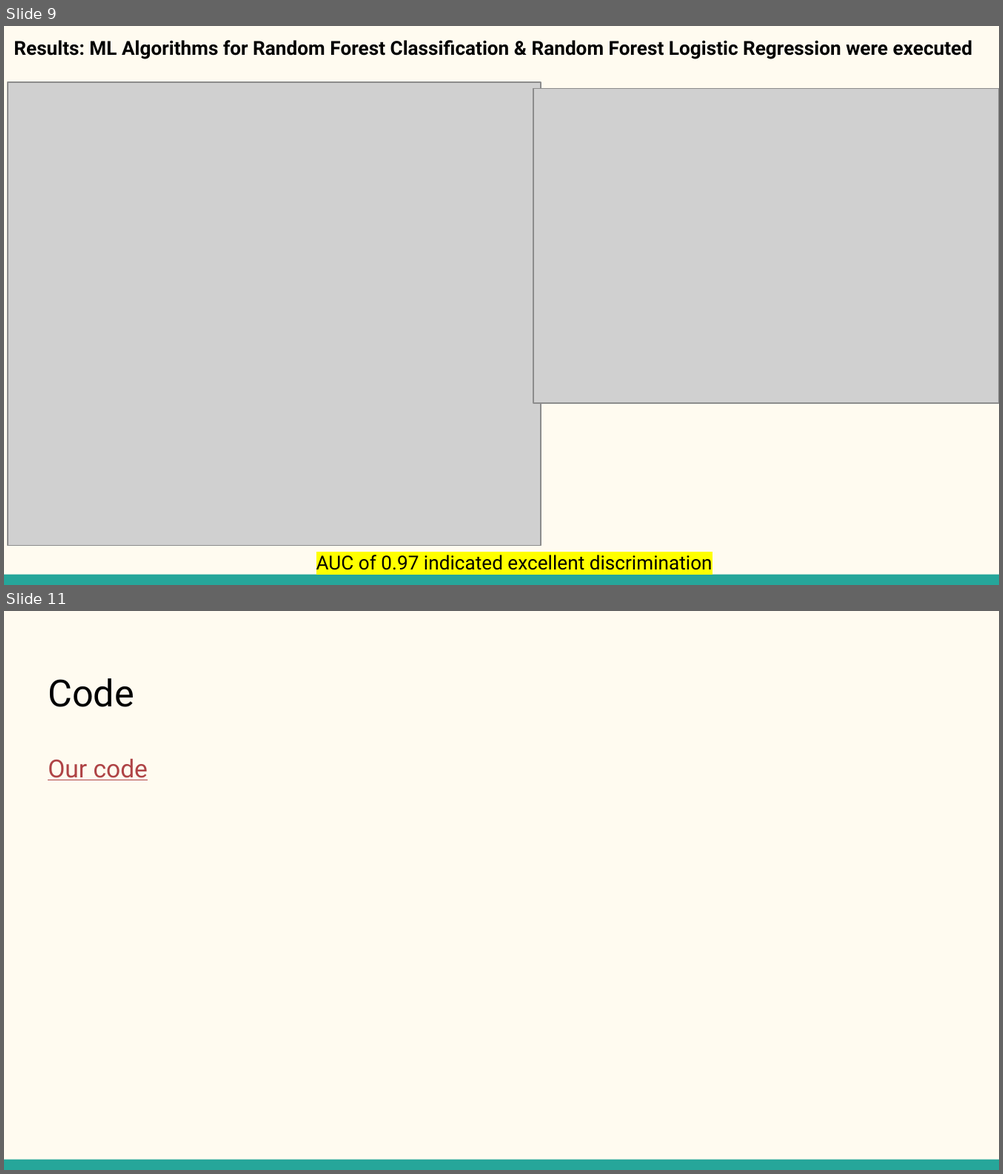
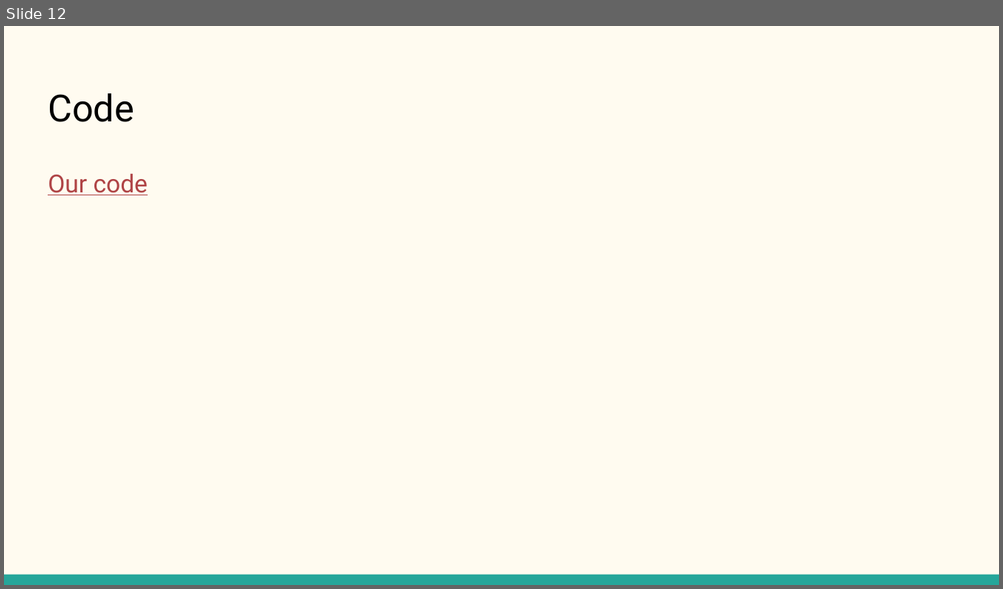
Before and after one commit to steventhestudent/CS4662_Project, a slide deck: Reports/CS 4662 Heart Failure Presentation.pptx. Shown one above the other, each under a label of ours: slides 9 and 11 before the commit, slide 12 after it; the slides between them are not shown. The pictures are 1003x1174 and 1003x589 pixels, drawn with LibreOffice and Linux fonts; fonts in the diff are those of the drawing; grey boxes stand for pictures. Boxes give left, top, right and bottom in pixels: in the first picture for what was removed or moved away, otherwise in the second. Text is boxed around its words. In the diff, an @@ line names an element or a change of style, - is before the commit and + after.

```diff
--- a/Reports/CS 4662 Heart Failure Presentation.pptx
+++ b/Reports/CS 4662 Heart Failure Presentation.pptx
@@ slide 9 removed at (4, 26, 999, 585), background #FFFBF0; not listed: 1 template element that a slide beside it also shows @@
@@ title removed at (14, 40, 972, 59) @@
-Results: ML Algorithms for Random Forest Classification & Random Forest Logistic Regression were executed
@@ picture removed at (8, 83, 541, 546) @@
@@ picture removed at (533, 89, 999, 404) @@
@@ text removed at (316, 555, 712, 571) @@
-AUC of 0.97 indicated excellent discrimination
@@ what was slide 11 is now slide 12 @@
```
Also in this commit, not shown: 2 slides changed, 5 slides added, 3 other slides removed, 4 other files.
